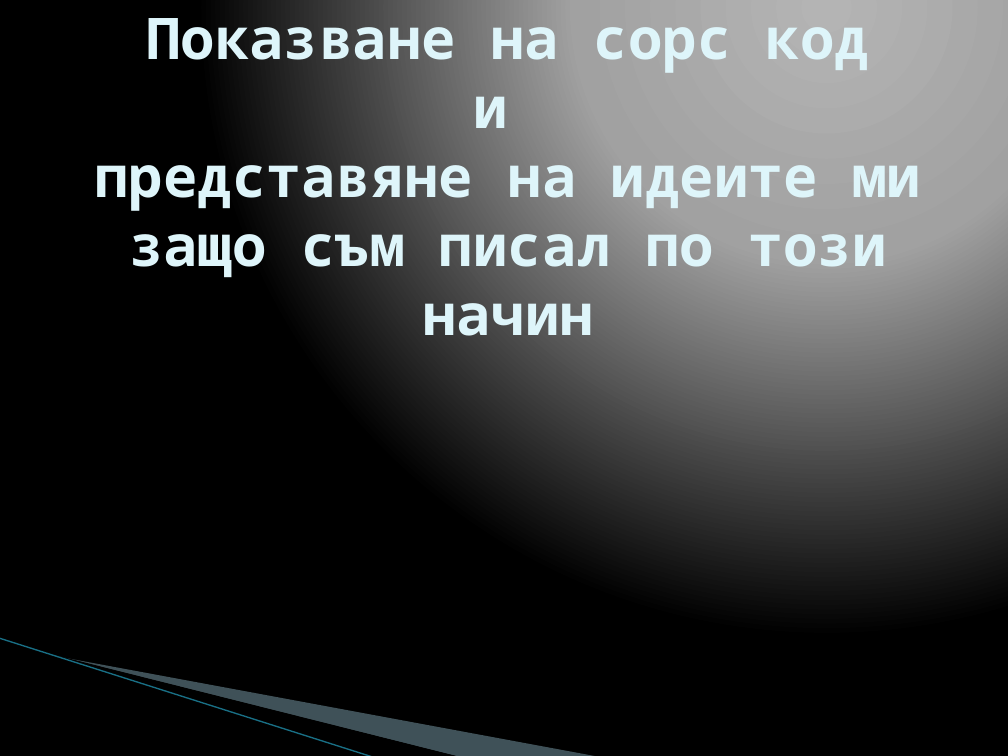
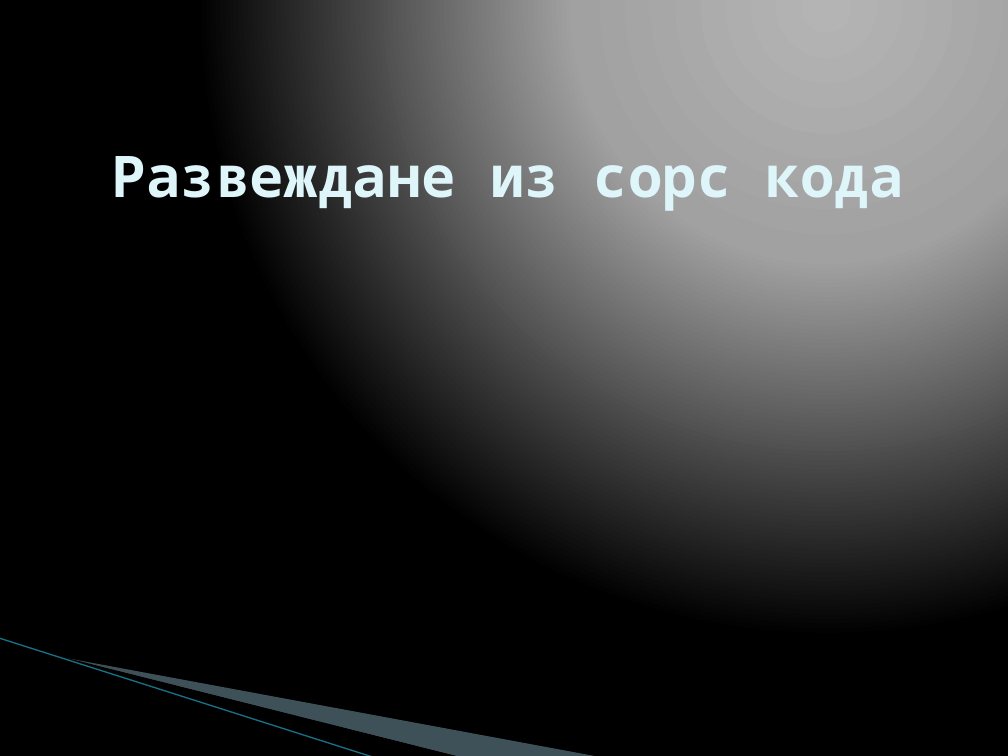
Before and after one commit to radko26/Sirma_ITT_JAVACOURSE_CHAT, a slide deck: slide 6 of chat/presentation.ppt (slide 5 before the commit). Drawn at 1008x756 pixels with LibreOffice and Linux fonts; fonts in the diff are those of the drawing; background and template pictures are left out. Boxes give left, top, right and bottom in pixels: in the first picture for what was removed or moved away, otherwise in the second. Text is boxed around its words. In the diff, an @@ line names an element or a change of style, - is before the commit and + after.

```diff
--- a/chat/presentation.ppt
+++ b/chat/presentation.ppt
@@ title at bbox=[112, 143, 904, 212]: text changed @@
-Показване на сорс код
-и
-представяне на идеите ми защо съм писал по този начин
+Развеждане из сорс кода
```
Also in this commit, not shown: 1 other slide changed, 1 slide added, 3 other files.
